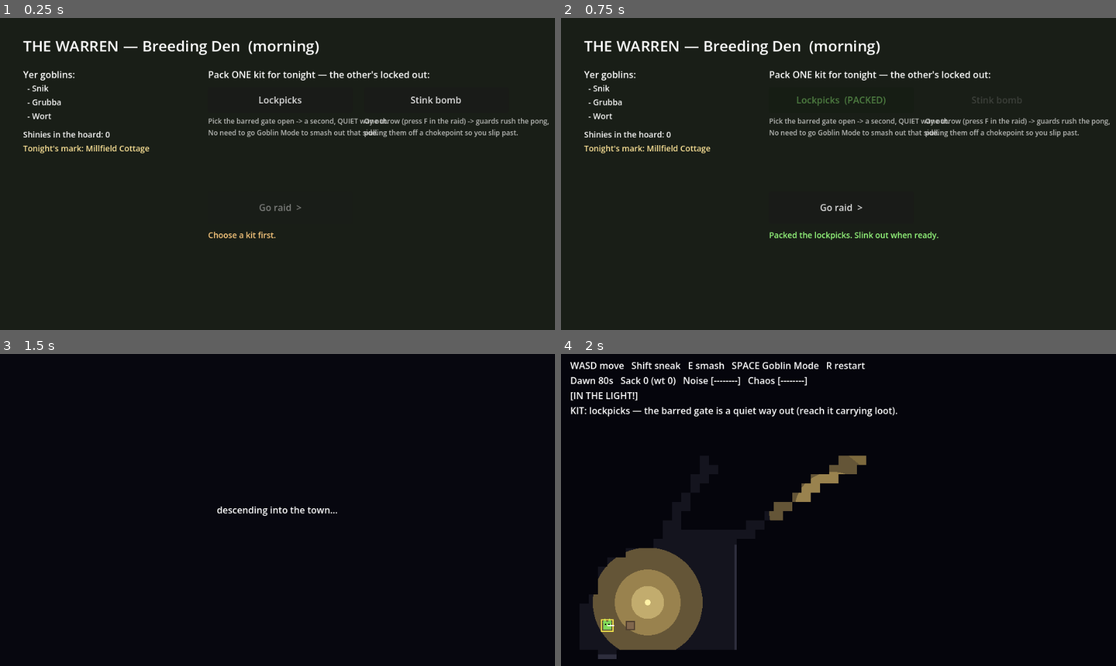
Above: before the commit, frames 1-4 (two rows, left to right).
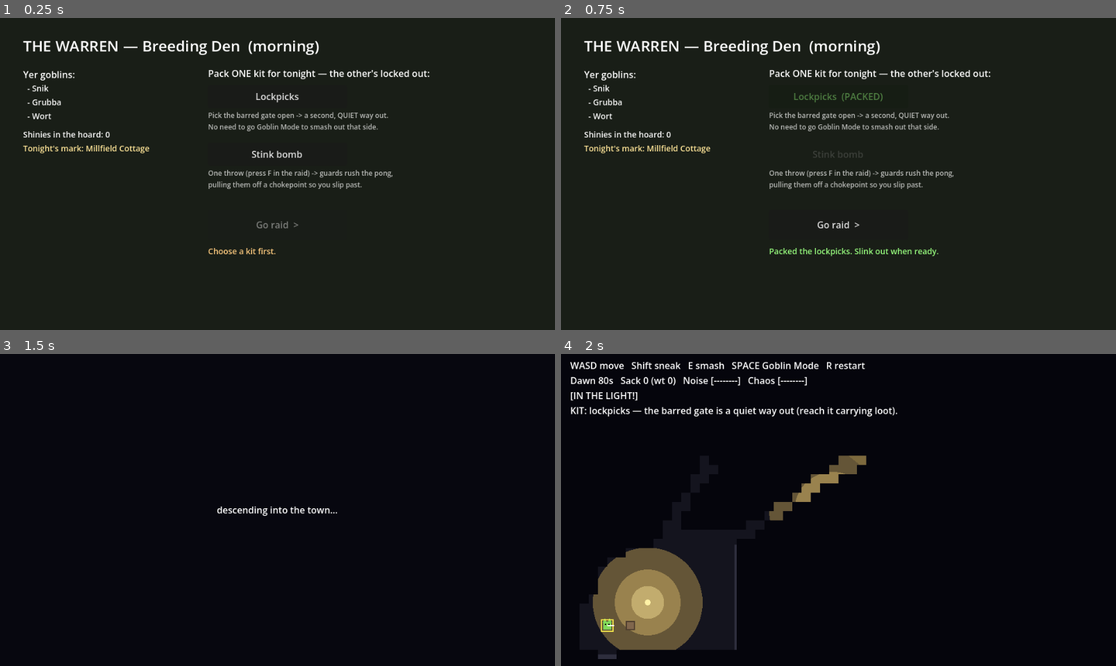
Above: after the commit, the same moments.

Repository: steverowley/goblin-mode
Game: Godot game, scene res://scenes/main.tscn
Same seed, same stepped clock (60 frames per second), same inputs: the game is played once before the commit and once after it.
Inputs:
- Up to frame 1 (0.25 s): no input
- Up to frame 2 (0.75 s): click "Lockpicks" at 0.5 s
- Up to frame 3 (1.5 s): click "Go raid >" at 1.25 s
- Up to frame 4 (2 s): no input

The runs differ from the first frame. In frame 1, 3.6% of the frame differs, in the area x 37-99%, y 16-76%; in frame 2, 4.0%, in the area x 37-99%, y 16-77%; in frame 3, nothing differs; in frame 4, nothing differs.

Commit message:
fix(warren): stack the Den kit cards vertically so the copy stops overlapping
The two kit options were laid out side-by-side with absolute positions, so the
left blurb's long lines ran into the right column. Stack them vertically in one
column instead, and width-constrain + word-wrap each blurb so a long line can
never collide with the next element. Verified with a headless geometry check
(no label/button rects overlap or spill past the 960x540 window).

Refs #8

Diff:
--- a/scripts/warren.gd
+++ b/scripts/warren.gd
@@ -64,31 +64,36 @@
 	_label("Tonight's mark: %s" % str(GameState.chosen_target.get("name", "—")),
 		Vector2(40, y + 32), 14).modulate = Color(1, 0.9, 0.6)
 
-	# --- The forced morning choice (right) ---
-	_label("Pack ONE kit for tonight — the other's locked out:", Vector2(360, 86), 16)
-	var cx := 360
+	# --- The forced morning choice (right column, STACKED so nothing overlaps) ---
+	_label("Pack ONE kit for tonight — the other's locked out:", Vector2(360, 84), 16)
+	var ky := 116
 	for kit_id in KITS:
 		var info: Dictionary = KITS[kit_id]
 		var btn := Button.new()
 		btn.text = info.label
-		btn.position = Vector2(cx, 120)
-		btn.size = Vector2(250, 44)
+		btn.position = Vector2(360, ky)
+		btn.size = Vector2(240, 40)
 		btn.pressed.connect(_on_pick.bind(kit_id))
 		add_child(btn)
 		_kit_btns[kit_id] = btn
-		_label(info.blurb, Vector2(cx, 170), 12).modulate = Color(1, 1, 1, 0.7)
-		cx += 270
+		# Blurb under each button, width-constrained + word-wrapped so a long line
+		# can never run into the next column.
+		var blurb := _label(info.blurb, Vector2(360, ky + 44), 12)
+		blurb.size = Vector2(560, 36)
+		blurb.autowrap_mode = TextServer.AUTOWRAP_WORD
+		blurb.modulate = Color(1, 1, 1, 0.7)
+		ky += 100
 
 	# --- Launch (gated on the choice) ---
 	_go_btn = Button.new()
 	_go_btn.text = "Go raid  >"
-	_go_btn.position = Vector2(360, 300)
-	_go_btn.size = Vector2(250, 56)
+	_go_btn.position = Vector2(360, ky + 16)
+	_go_btn.size = Vector2(240, 52)
 	_go_btn.disabled = true
 	_go_btn.pressed.connect(func() -> void: go_raid.emit())
 	add_child(_go_btn)
 
-	_choice_hint = _label("Choose a kit first.", Vector2(360, 366), 14)
+	_choice_hint = _label("Choose a kit first.", Vector2(360, ky + 78), 14)
 	_choice_hint.modulate = Color(1, 0.8, 0.5)
 
 	_refresh()
